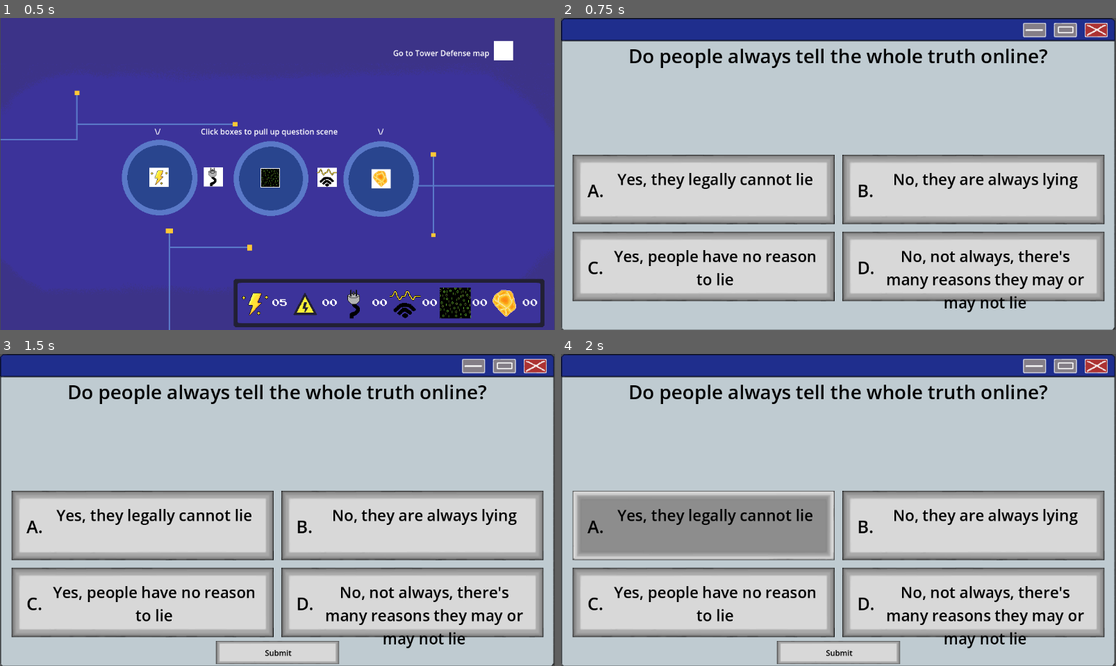
Above: before the commit, frames 1-4 (two rows, left to right).
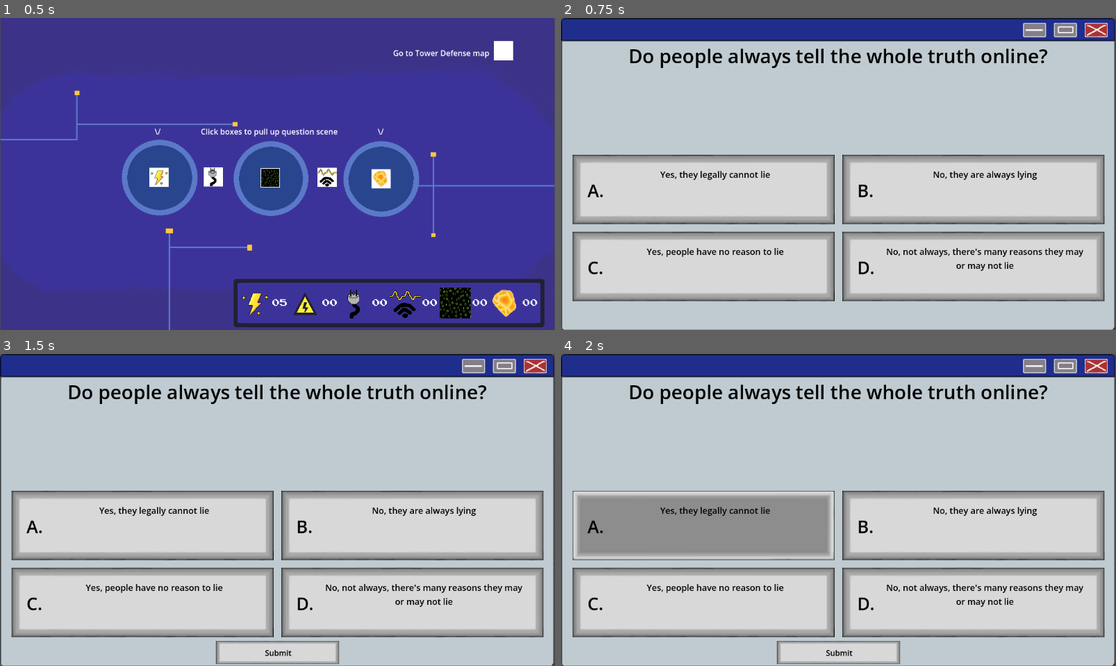
Above: after the commit, the same moments.

Repository: CalebJoines/Computer-Castle
Game: Godot game, scene res://Scenes/resource_picker.tscn
Same seed, same stepped clock (60 frames per second), same inputs: the game is played once before the commit and once after it.
Inputs (mouse positions are in pixels of both pictures, inside the frame that each line leads up to):
- Up to frame 1 (0.5 s): no input
- Up to frame 2 (0.75 s): tap Enter at 0.5 s; drag from (721, 177) to (943, 180) at 0.52 s
- Up to frame 3 (1.5 s): tap Space at 1.25 s; drag from (144, 525) to (410, 525) at 1.27 s
- Up to frame 4 (2 s): no input

Frame 1 is identical in both runs. In frame 2, 3.9% of the frame differs, in the area x 9-95%, y 48-95%; in frame 3, 3.9%; in frame 4, 3.9%.

Commit message:
Small fixes to question scene

Diff:
--- a/computer-castle-/Questions/DigitalFootprint.json
+++ b/computer-castle-/Questions/DigitalFootprint.json
@@ -1,114 +1,114 @@
 {
   "questions": [
-    {
-      "question": "When making posts to social media, you should never share ___.",
-      "choices": [
-        "A photo of yourself",
-        "Your home address",
-        "Your opinion on a movie",
+	{
+	  "question": "When making posts to social media, you should never share ___.",
+	  "choices": [
+		"A photo of yourself",
+		"Your home address",
+		"Your opinion on a movie",
         "Your birthday"
-      ],
-      "correct_index": 1,
-      "explanation": "Sharing information like your address, phone number, or details about your life and family can be dangerous. Social media posts are public, so keep your personal information personal."
-    },
-    {
-      "question": "___ is the practice of using the internet to harass or threaten another person.",
-      "choices": [
-        "Cyberbullying",
-        "Stalking",
-        "Scamming",
+	  ],
+	  "correct_index": 1,
+	  "explanation": "Sharing information like your address, phone number, or details about your life and family can be dangerous. Social media posts are public, so keep your personal information personal."
+	},
+	{
+	  "question": "___ is the practice of using the internet to harass or threaten another person.",
+	  "choices": [
+		"Cyberbullying",
+		"Stalking",
+		"Scamming",
         "Phishing"
-      ],
-      "correct_index": 0,
-      "explanation": "Cyberbullying is an extension of bullying that uses the internet. Many forms of cyberbullying are considered criminal harassment, so it's important to treat others with respect online and report cyberbullying when you see it."
-    },
-    {
-      "question": "When using social media it's important to remember that the things you say are ____ and ____.",
-      "choices": [
-        "Safe and Secure",
-        "True and Accurate",
-        "Private and Personal",
+	  ],
+	  "correct_index": 0,
+	  "explanation": "Cyberbullying is an extension of bullying that uses the internet. Many forms of cyberbullying are considered criminal harassment, so it's important to treat others with respect online and report cyberbullying when you see it."
+	},
+	{
+	  "question": "When using social media it's important to remember that the things you say are ____ and ____.",
+	  "choices": [
+		"Safe and Secure",
+		"True and Accurate",
+		"Private and Personal",
         "Public and Permanent"
-      ],
-      "correct_index": 3,
-      "explanation": "Information that is shared online is visible to anyone and very difficult to erase, even if you delete it. Always be careful to keep private information private."
-    },
-    {
-      "question": "Which of the following would be an appropriate thing to send to strangers online?",
-      "choices": [
-        "A message talking about what school you go to",
-        "A photo of your friend at a baseball game",
-        "A question about where they live",
+	  ],
+	  "correct_index": 3,
+	  "explanation": "Information that is shared online is visible to anyone and very difficult to erase, even if you delete it. Always be careful to keep private information private."
+	},
+	{
+	  "question": "Which of the following would be an appropriate thing to send to strangers online?",
+	  "choices": [
+		"A message talking about what school you go to",
+		"A photo of your friend at a baseball game",
+		"A question about where they live",
         "Your thoughts on a TV show you watched"
-      ],
-      "correct_index": 3,
-      "explanation": "It's important when talking to people you're unfamiliar with online to keep information about your personal life personal and respect that they do the same. Never share photos of others online without their permission."
-    },
-    {
-      "question": "When playing games or chatting online with strangers, you should always keep in mind that ____.",
-      "choices": [
-        "It's ok to say mean things because they don't know who you are",
-        "Being polite to strangers doesn't mean you need to share everything",
-        "You should exchange personal info to get to know each other better",
+	  ],
+	  "correct_index": 3,
+	  "explanation": "It's important when talking to people you're unfamiliar with online to keep information about your personal life personal and respect that they do the same. Never share photos of others online without their permission."
+	},
+	{
+	  "question": "When playing games or chatting online with strangers, you should always keep in mind that ____.",
+	  "choices": [
+		"It's ok to say mean things because they don't know who you are",
+		"Being polite to strangers doesn't mean you need to share everything",
+		"You should exchange personal info to get to know each other better",
         "When they're unkind to you, you should deal with it because it's just how people online behave"
-      ],
-      "correct_index": 1,
-      "explanation": "When playing games or chatting online, being kind to others and expecting them to be respectful of you is an important way to avoid bad interactions. Try to be kind, but don't overshare or ask for personal information."
-    },
-    {
-      "question": "Which of the following would be an appropriate thing to ask strangers online?",
-      "choices": [
-        "Requesting they send you a picture of themselves",
-        "A message making fun of the way they speak",
-        "A compliment on a piece of artwork they posted",
+	  ],
+	  "correct_index": 1,
+	  "explanation": "When playing games or chatting online, being kind to others and expecting them to be respectful of you is an important way to avoid bad interactions. Try to be kind, but don't overshare or ask for personal information."
+	},
+	{
+	  "question": "Which of the following would be an appropriate thing to ask strangers online?",
+	  "choices": [
+		"Requesting they send you a picture of themselves",
+		"A message making fun of the way they speak",
+		"A compliment on a piece of artwork they posted",
         "Your full name"
-      ],
-      "correct_index": 2,
-      "explanation": "It's important when talking to people you're unfamiliar with online to keep information about your personal life personal and respect that they do the same."
-    },
-    {
-      "question": "When online, it's safe to send personal information to who?",
-      "choices": [
-        "Strangers",
-        "Any website you're using",
-        "Someone you know at school",
+	  ],
+	  "correct_index": 2,
+	  "explanation": "It's important when talking to people you're unfamiliar with online to keep information about your personal life personal and respect that they do the same."
+	},
+	{
+	  "question": "When online, it's safe to send personal information to who?",
+	  "choices": [
+		"Strangers",
+		"Any website you're using",
+		"Someone you know at school",
         "A trusted adult, if you're communicating privately"
-      ],
-      "correct_index": 3,
-      "explanation": "You should only send personal information online if you know and trust the person you're talking to. Even if you know someone in person, you can always tell them in person instead of taking the risk."
-    },
-    {
-      "question": "Which of the following would be an inappropriate thing to post to social media?",
-      "choices": [
-        "A comment complaining about someone you don't like at school",
-        "A screenshot of a game you were playing",
-        "A photo of you hiking with your family",
+	  ],
+	  "correct_index": 3,
+	  "explanation": "You should only send personal information online if you know and trust the person you're talking to. Even if you know someone in person, you can always tell them in person instead of taking the risk."
+	},
+	{
+	  "question": "Which of the following would be an inappropriate thing to post to social media?",
+	  "choices": [
+		"A comment complaining about someone you don't like at school",
+		"A screenshot of a game you were playing",
+		"A photo of you hiking with your family",
         "A post about your favorite sports team"
-      ],
-      "correct_index": 0,
-      "explanation": "The things you post online are public and permanent, so you should take care to speak kindly about others online."
-    },
-    {
-      "question": "Who is able to see the things you post online?",
-      "choices": [
-        "Your teachers",
-        "Your friends",
-        "Everyone",
+	  ],
+	  "correct_index": 0,
+	  "explanation": "The things you post online are public and permanent, so you should take care to speak kindly about others online."
+	},
+	{
+	  "question": "Who is able to see the things you post online?",
+	  "choices": [
+		"Your teachers",
+		"Your friends",
+		"Everyone",
         "Your parents"
-      ],
-      "correct_index": 2,
-      "explanation": "Anything you post online is public and permanent. Your reputation and relationships are always important to consider before saying something online."
-    },
-    {
-      "question": "Which of the following is a place you can make public statements online?",
-      "choices": [
-        "Social media posts",
-        "Online blogs and forum sites",
-        "Comment sections",
+	  ],
+	  "correct_index": 2,
+	  "explanation": "Anything you post online is public and permanent. Your reputation and relationships are always important to consider before saying something online."
+	},
+	{
+	  "question": "Which of the following is a place you can make public statements online?",
+	  "choices": [
+		"Social media posts",
+		"Online blogs and forum sites",
+		"Comment sections",
         "All of these"
-      ],
-      "correct_index": 3,
-      "explanation": "You can make public statements online in many places, and it's important to remember that others will see the things you say."
-    }
+	  ],
+	  "correct_index": 3,
+	  "explanation": "You can make public statements online in many places, and it's important to remember that others will see the things you say."
+	}
   ]
 }
--- a/computer-castle-/Scenes/question.tscn
+++ b/computer-castle-/Scenes/question.tscn
@@ -166,7 +166,7 @@
 offset_right = 242.0
 offset_bottom = 43.0
 theme_override_colors/font_color = Color(0, 0, 0, 1)
-theme_override_font_sizes/font_size = 32
+theme_override_font_sizes/font_size = 18
 text = "This is sample text for the  answer choice"
 horizontal_alignment = 1
 autowrap_mode = 3
@@ -199,7 +199,7 @@
 offset_right = 242.0
 offset_bottom = 43.0
 theme_override_colors/font_color = Color(0, 0, 0, 1)
-theme_override_font_sizes/font_size = 32
+theme_override_font_sizes/font_size = 18
 text = "This is sample text for the  answer choice"
 horizontal_alignment = 1
 autowrap_mode = 3
@@ -232,7 +232,7 @@
 offset_right = 242.0
 offset_bottom = 43.0
 theme_override_colors/font_color = Color(0, 0, 0, 1)
-theme_override_font_sizes/font_size = 32
+theme_override_font_sizes/font_size = 18
 text = "This is sample text for the  answer choice"
 horizontal_alignment = 1
 autowrap_mode = 3
@@ -265,7 +265,7 @@
 offset_right = 242.0
 offset_bottom = 43.0
 theme_override_colors/font_color = Color(0, 0, 0, 1)
-theme_override_font_sizes/font_size = 32
+theme_override_font_sizes/font_size = 18
 text = "This is sample text for the  answer choice"
 horizontal_alignment = 1
 autowrap_mode = 3
--- a/computer-castle-/Scripts/answer_controller.gd
+++ b/computer-castle-/Scripts/answer_controller.gd
@@ -70,6 +70,7 @@
 
 func show_explanationI():
 	explanation_label.text = current_question["explanation"]
+	question_label.add_theme_color_override("font_color",Color("red"))
 	question_label.text = "Incorrect!"
 	explanation_label.visible = true
 	answerA.visible = false
@@ -82,6 +83,7 @@
 
 func show_explanationC():
 	explanation_label.text = current_question["explanation"]
+	question_label.add_theme_color_override("font_color",Color("dark green"))
 	question_label.text = "Correct!"
 	explanation_label.visible = true
 	continue_button.visible = true
@@ -91,31 +93,46 @@
 	answerD.visible = false
 	subbutton.visible = false
 
+'''
+	"MediaLiteracy": "volts",
+	"DigitalFootprint": "data",
+	"DigitalThreats": "circuits",
+	"Scams_and_links": "bandwidth",
+	"Security": "ai_cores"
+'''
+
 func check_answer():
 	selected_answer = get_selected_answer()
+	var bank = QuestionManager.get_bank()
 	if selected_answer == -1:
 		return
 	if selected_answer == current_question["correct_index"]:
 		print("Correct!")
-
-		#matches current reward with bank and gives correct reward
-		var reward = QuestionManager.bank_rewards[QuestionManager.current_bank]
-
-		match reward:
-			"volts":
-				ResourceManager.add_volts(5)
-			"data":
-				ResourceManager.add_data(5)
-			"circuits":
-				ResourceManager.add_circuits(5)
-			"bandwidth":
-				ResourceManager.add_bandwidth(5)
-			"AI":
-				ResourceManager.add_aicores(5)  # reward
+		if (bank == "DigitalFootprint"):
+			ResourceManager.add_data(10)
+		if (bank == "DigitalThreats"):
+			ResourceManager.add_circuits(10)
+		if (bank == "MediaLiteracy"):
+			ResourceManager.add_volts(10)
+		if (bank == "Scams_and_links"):
+			ResourceManager.add_bandwidth(10)
+		if (bank == "Security"):
+			ResourceManager.add_ai_cores(10)
+
 		QuestionManager.remove_question(current_question)
 		show_explanationC()
 	else:
-		print("Incorrect!")
+		if (bank == "DigitalFootprint"):
+			ResourceManager.add_data(5)
+		if (bank == "DigitalThreats"):
+			ResourceManager.add_circuits(5)
+		if (bank == "MediaLiteracy"):
+			ResourceManager.add_volts(5)
+		if (bank == "Scams_and_links"):
+			ResourceManager.add_bandwidth(5)
+		if (bank == "Security"):
+			ResourceManager.add_ai_cores(5)
+		print("Incorrect! Try Reading the Explanation")
 		show_explanationI()
 
 func _on_area_2d_a_input_event(viewport: Node, event: InputEvent, shape_idx: int) -> void:
--- a/computer-castle-/Scripts/clickable_box.gd
+++ b/computer-castle-/Scripts/clickable_box.gd
@@ -8,4 +8,5 @@
 		if event.pressed:
 			print("Box was clicked. Switching scenes...")
 			QuestionManager.set_bank(bank)
+			ResourceManager.spend_energy(1)
 			get_tree().change_scene_to_file(scene_path)
--- a/computer-castle-/Scripts/question_manager.gd
+++ b/computer-castle-/Scripts/question_manager.gd
@@ -4,19 +4,9 @@
 var current_bank = ""
 var current_questions = []
 
-var bank_rewards = {
-	"MediaLiteracy": "volts",
-	"DigitalFootprint": "data",
-	"DigitalThreats": "circuits",
-	"Scams_and_links": "bandwidth",
-	"Security": "ai_cores"
-}
-#add color coding to correct/incorrect
 
 func _ready():
 	load_all_banks()
-	print(question_banks.keys()) #for debugging
-	set_bank("MediaLiteracy")
 
 func load_all_banks():
 	var dir = DirAccess.open("res://Questions")
@@ -56,7 +46,6 @@
 		current_questions = question_banks[bank_name].duplicate(true)
 		print("Bank selected:", bank_name)
 
-
 func get_question():
 	if current_questions.size() == 0:
 		return {}
@@ -66,3 +55,6 @@
 
 func remove_question(question):
 	current_questions.erase(question)
+
+func get_bank():
+	return current_bank
